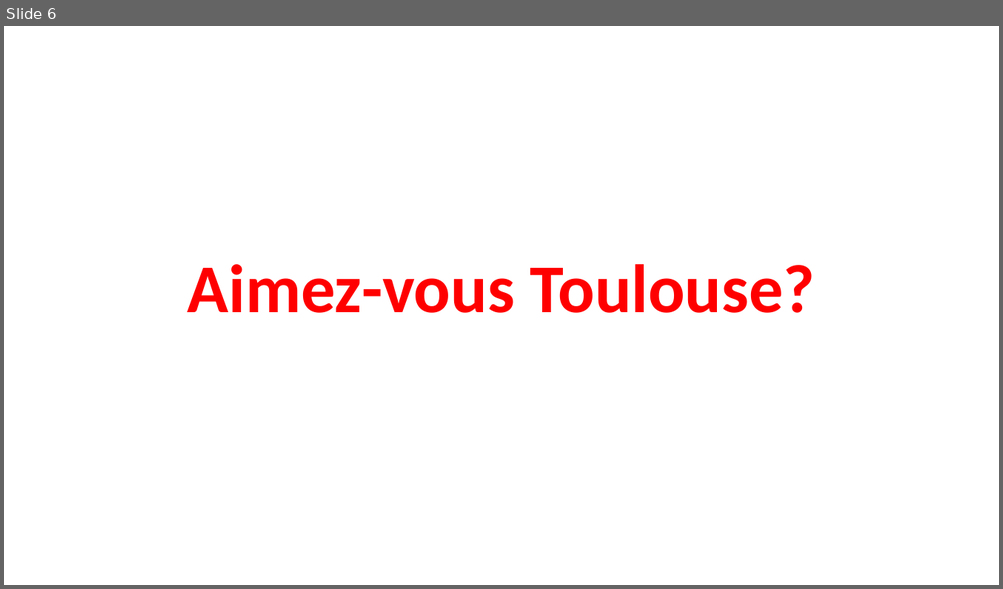
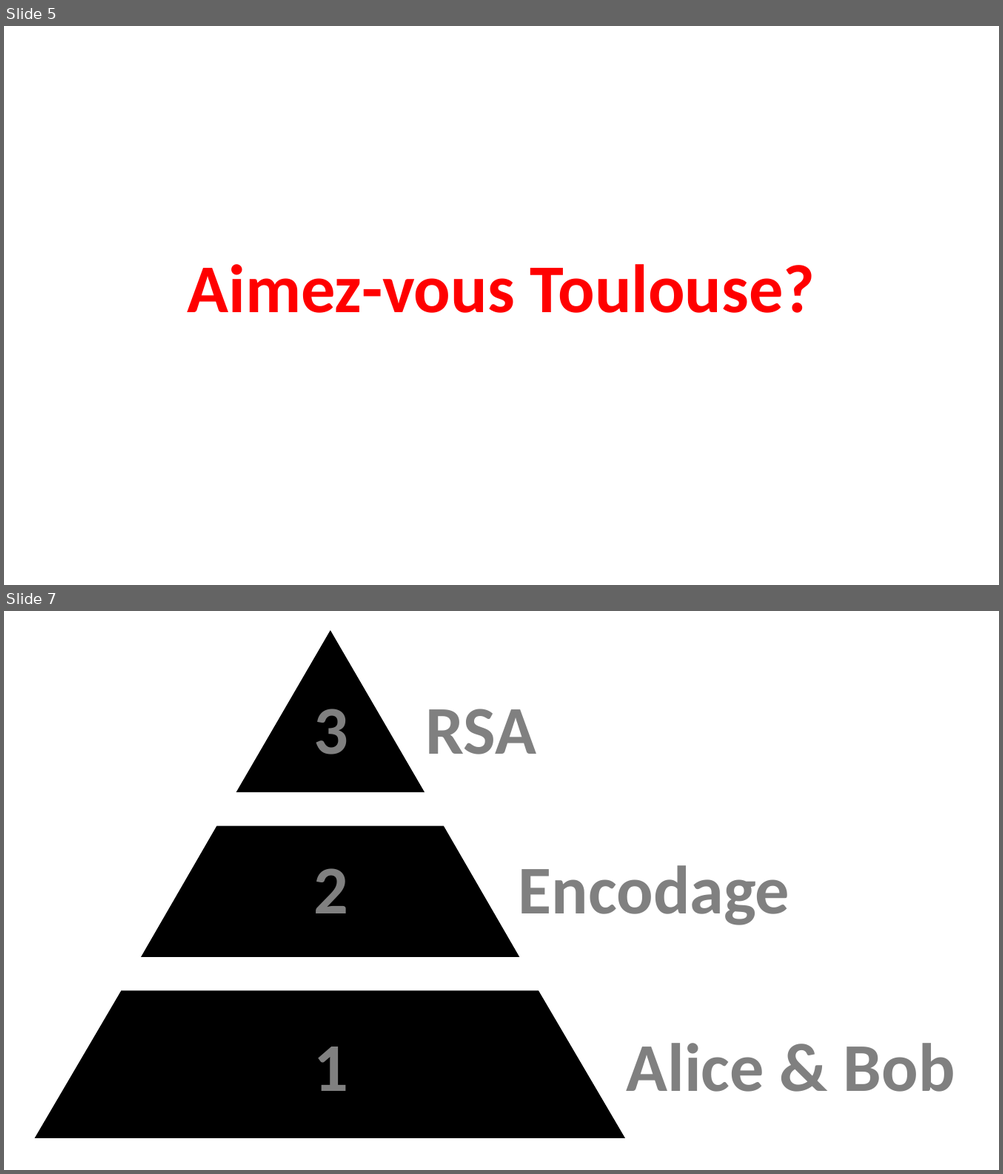
Before and after one commit to pauldubois98/AsymmetricCryptographyTalk, a slide deck: slides.pptx. Shown one above the other, each under a label of ours: slide 6 before the commit, slides 5 and 7 after it; the slides between them are not shown. The pictures are 1003x589 and 1003x1174 pixels, drawn with LibreOffice and Linux fonts; fonts in the diff are those of the drawing; background and template pictures are left out. Boxes give left, top, right and bottom in pixels: in the first picture for what was removed or moved away, otherwise in the second. Text is boxed around its words. In the diff, an @@ line names an element or a change of style, - is before the commit and + after.

```diff
--- a/slides.pptx
+++ b/slides.pptx
@@ slide 7 added at (x1=4, y1=611, x2=999, y2=1170), background #FFFFFF @@
@@ triangle added at (x1=242, y1=636, x2=419, y2=789), fill #000000, outline #000000 6 pt @@
@@ text added at (x1=313, y1=709, x2=536, y2=755), 66 pt, text #808080, bold @@
+3 RSA
@@ trapezoid added at (x1=147, y1=829, x2=515, y2=955), fill #000000, outline #000000 6 pt @@
@@ text added at (x1=313, y1=866, x2=790, y2=925), 66 pt, text #808080, bold @@
+2 Encodage
@@ trapezoid added at (x1=40, y1=994, x2=620, y2=1136), fill #000000, outline #000000 6 pt @@
@@ text added at (x1=313, y1=1043, x2=955, y2=1092), 66 pt, text #808080, bold @@
+1 Alice & Bob
@@ what was slide 6 is now slide 5 @@
```
Also in this commit, not shown: 1 slide changed, 1 other slide added.
